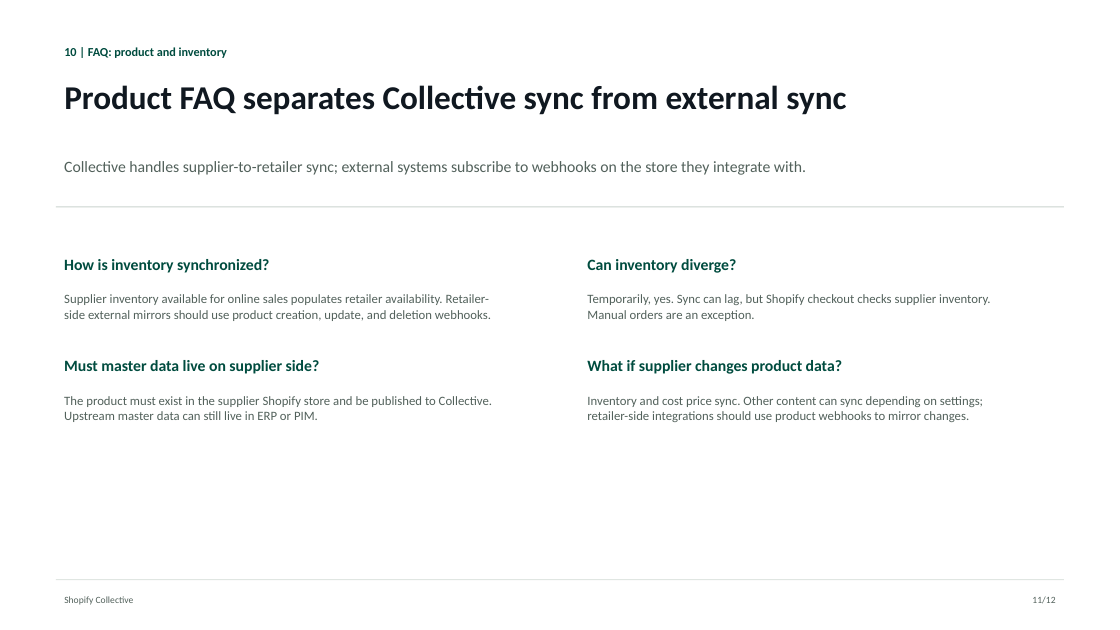
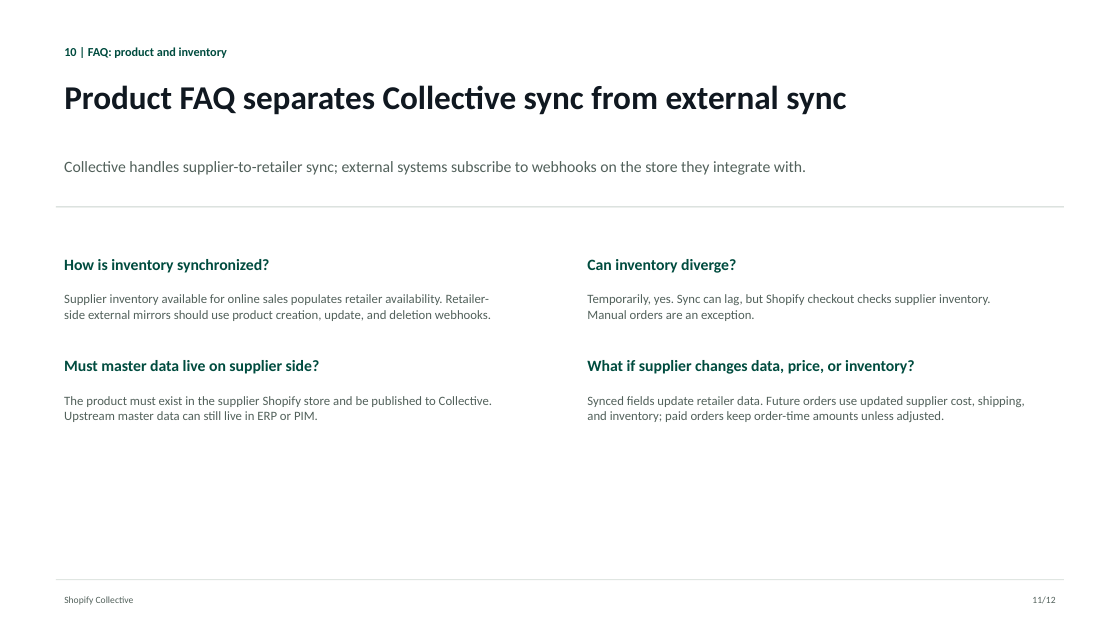
Before and after one commit to shopify-apac-ts/shopify-technical-docs, a slide deck: slide 11 of products/shopify-collective/shopify-collective-architecture.pptx. Drawn at 1120x630 pixels with LibreOffice and Linux fonts; fonts in the diff are those of the drawing. Boxes give left, top, right and bottom in pixels: in the first picture for what was removed or moved away, otherwise in the second. Text is boxed around its words. In the diff, an @@ line names an element or a change of style, - is before the commit and + after.

```diff
--- a/products/shopify-collective/shopify-collective-architecture.pptx
+++ b/products/shopify-collective/shopify-collective-architecture.pptx
@@ text at (x1=587, y1=360, x2=914, y2=374): text changed @@
-What if supplier changes product data?
+What if supplier changes data, price, or inventory?
@@ text at (x1=587, y1=396, x2=1025, y2=422): text changed @@
-Inventory and cost price sync. Other content can sync depending on settings; retailer-side integrations should use product webhooks to mirror changes.
+Synced fields update retailer data. Future orders use updated supplier cost, shipping, and inventory; paid orders keep order-time amounts unless adjusted.
```
Also in this commit, not shown: 2 other slides changed, 5 other files.
